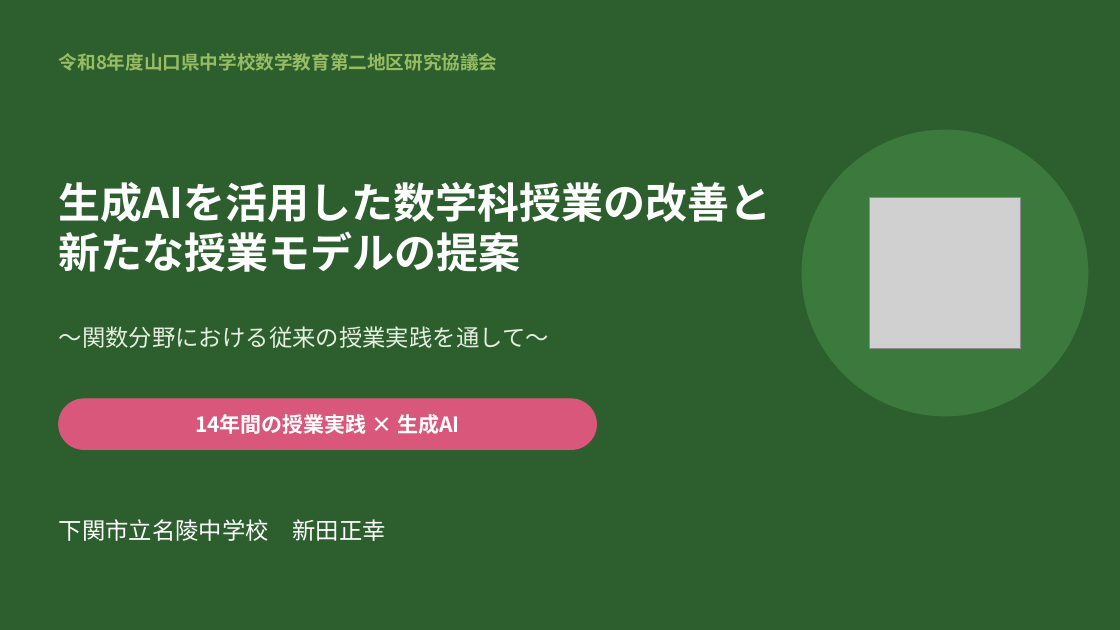
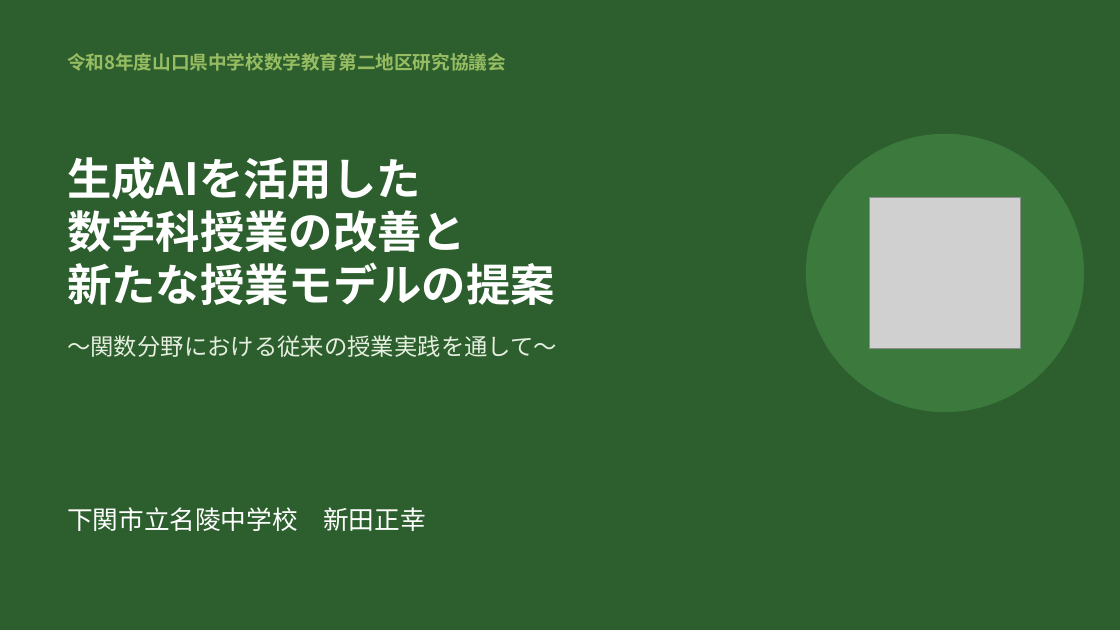
Before and after one commit to margiela14th-sudo/my-ai-project, a slide deck: slide 1 of 07_完成資料/県大会発表_生成AI授業再構築.pptx. Drawn at 1120x630 pixels with LibreOffice and Linux fonts; fonts in the diff are those of the drawing; grey boxes stand for pictures. Boxes give left, top, right and bottom in pixels: in the first picture for what was removed or moved away, otherwise in the second. Text is boxed around its words. In the diff, an @@ line names an element or a change of style, - is before the commit and + after.

```diff
--- a/07_完成資料/県大会発表_生成AI授業再構築.pptx
+++ b/07_完成資料/県大会発表_生成AI授業再構築.pptx
@@ text "令和8年度山口県中学校数学教育第二地区研究協議会": place and size @@
-text "令和8年度山口県中学校数学教育第二地区研究協議会" at (59,53,498,71)
+text "令和8年度山口県中学校数学教育第二地区研究協議会" at (67,53,506,71)
@@ ellipse: place and size @@
-ellipse at (802,130,1088,416)
+ellipse at (807,134,1084,412)
@@ text added at (67,157,555,305), 38 pt, text #FFFFFF, bold @@
+生成AIを活用した
+数学科授業の改善と
+新たな授業モデルの提案
@@ text removed at (59,182,772,222) @@
-生成AIを活用した数学科授業の改善と新たな授業モデルの提案
@@ text "～関数分野における従来の授業実践を通して～": place and size @@
-text "～関数分野における従来の授業実践を通して～" at (59,326,549,348)
+text "～関数分野における従来の授業実践を通して～" at (67,335,557,357)
@@ rounded rectangle removed at (59,399,597,450) @@
@@ text removed at (195,414,460,434) @@
-14年間の授業実践 × 生成AI
@@ text "下関市立名陵中学校 新田正幸": place and size @@
-text "下関市立名陵中学校 新田正幸" at (59,519,385,541)
+text "下関市立名陵中学校 新田正幸" at (67,507,426,531)
@@ text "下関市立名陵中学校 新田正幸" at (67,507,426,531): size 20 to 22 pt @@
```
Also in this commit, not shown: 16 other slides changed, 14 slides added, 5 slides removed, 10 other files.
